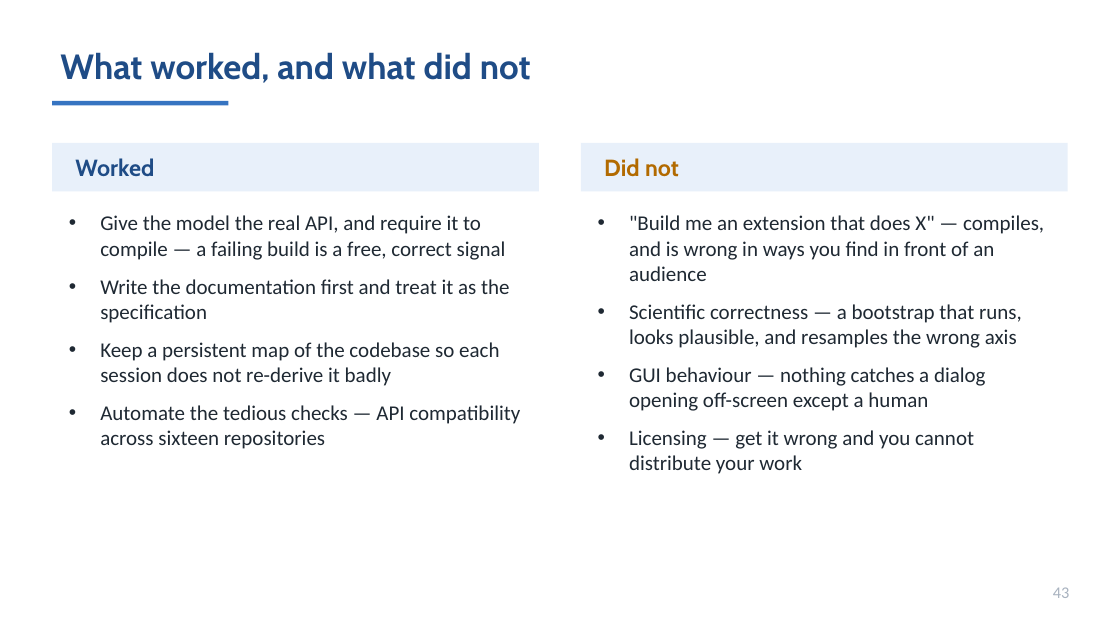
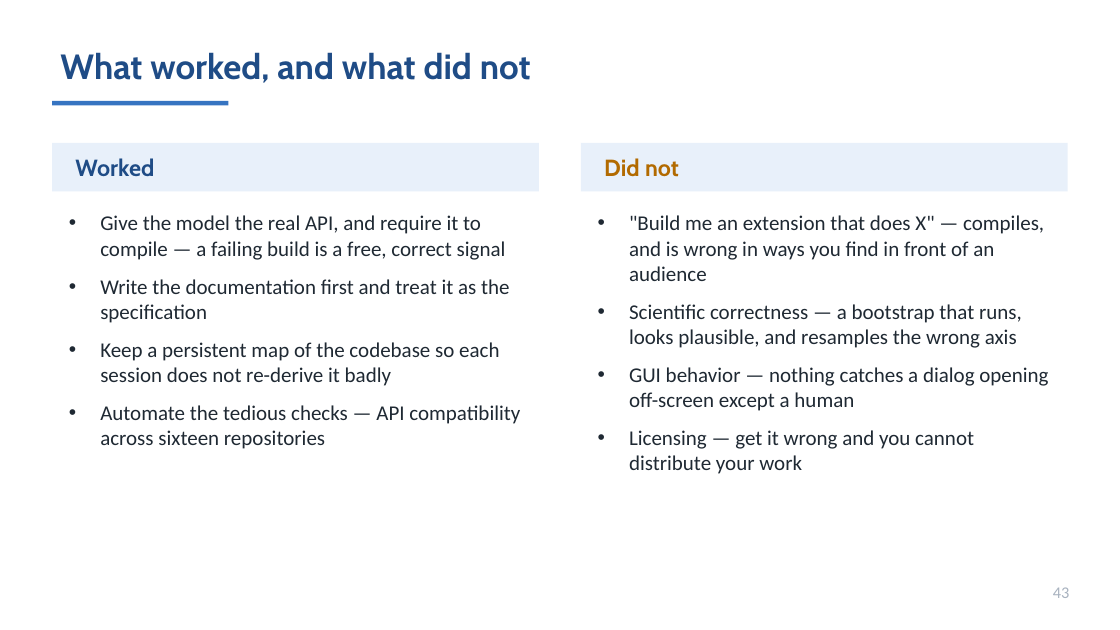
Before and after one commit to MichaelSNelson/BINA-I2K-2026-QuPath-Extensions, a slide deck: slide 43 of I2K_2026_QuPath_Extensions.pptx. Drawn at 1120x630 pixels with LibreOffice and Linux fonts; fonts in the diff are those of the drawing. Boxes give left, top, right and bottom in pixels: in the first picture for what was removed or moved away, otherwise in the second. Text is boxed around its words. In the diff, an @@ line names an element or a change of style, - is before the commit and + after.

```diff
--- a/I2K_2026_QuPath_Extensions.pptx
+++ b/I2K_2026_QuPath_Extensions.pptx
@@ text at [629,367,1048,411]: text changed @@
-• GUI behaviour — nothing catches a dialog opening off-screen except a human
+• GUI behavior — nothing catches a dialog opening off-screen except a human
```
Also in this commit, not shown: 18 other slides changed, 22 other files.
